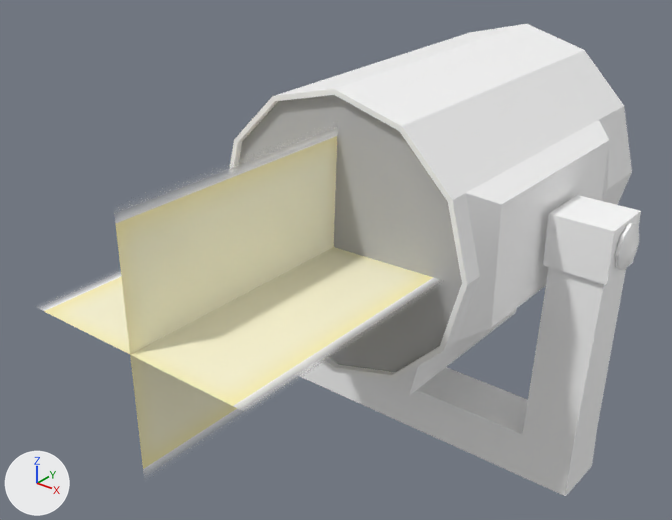
The FBX model Assets/Models/ENV_Models/LightBeacon/ENV_BeaconOfLight.fbx: old version first, new version second.
Before and after are seen from a camera (50 mm lens) standing at (0.0481, -0.0748, 0.0618) and looking at (-0.004, -0.0097, 0.0215). Every picture has the same lights, and +X, +Y and +Z are marked at lower left. The first picture is the older version. Where no turn or scale is listed for an object, it has been applied to the vertices.

Before the edit, the objects in view are built like this:
```python
me_mesh = bpy.data.meshes.new('Mesh')
me_mesh.from_pydata(...)  # 40 vertices, 35 faces; spans x -0.0209..0.0211, y -0.003..0.003, z 0.0..0.0292
me_mesh.materials.append(mat_lambert2)  # its picture is missing
me_mesh_001 = bpy.data.meshes.new('Mesh.001')
me_mesh_001.from_pydata(...)  # 242 vertices, 250 faces; spans x -0.0223..0.0223, y -0.0151..0.0244, z -0.0166..0.0138
# faces by material slot: [238, 12]
me_mesh_001.materials.append(mat_lambert2)  # its picture is missing
me_mesh_001.materials.append(mat_lambert3)  # grey #bcbcbc
me_mesh_002 = bpy.data.meshes.new('Mesh.002')
me_mesh_002.from_pydata(...)  # 8 vertices, 2 faces; spans x -0.0122..0.0122, y -0.0244..0.0, z -0.0122..0.0122
me_mesh_002.materials.append(mat_lambert4)  # picture img_txr_env_beacon_light_color_png
ob_env_beacon = bpy.data.objects.new('ENV_Beacon', me_mesh)
ob_env_beacon.location = (0.0, 0.0, 0.0)
ob_env_beaconlight = bpy.data.objects.new('ENV_BeaconLight', me_mesh_001)
ob_env_beaconlight.location = (0.0, 0.0, 0.02679)
ob_env_lightplanes = bpy.data.objects.new('ENV_LightPlanes', me_mesh_002)
ob_env_lightplanes.location = (0.0, -0.0143, 0.026)
```
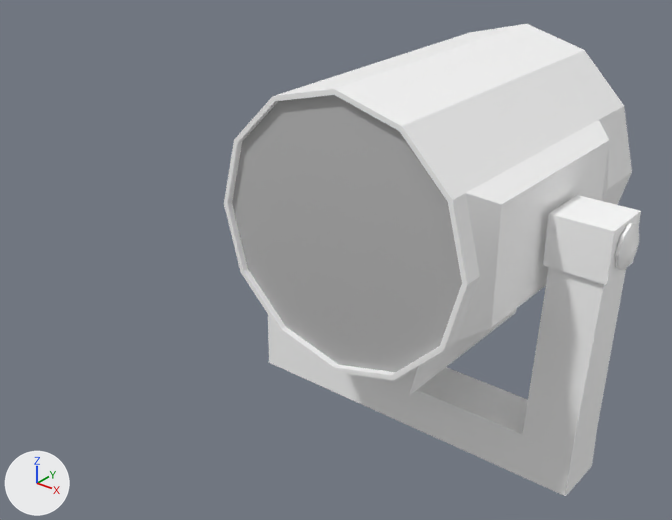
Pixel boxes (x1, y1, x2, y2) of what changed, in the pictures (672 x 520 px):
'ENV_LightPlanes', deleted (beige): before (42, 132, 437, 472)

Edits to the bpy script that builds the scene:
```text
Remove ob_env_lightplanes:
    ob_env_lightplanes = bpy.data.objects.new('ENV_LightPlanes', me_mesh_002)
    ob_env_lightplanes.location = (0.0, -0.0143, 0.026)
```
